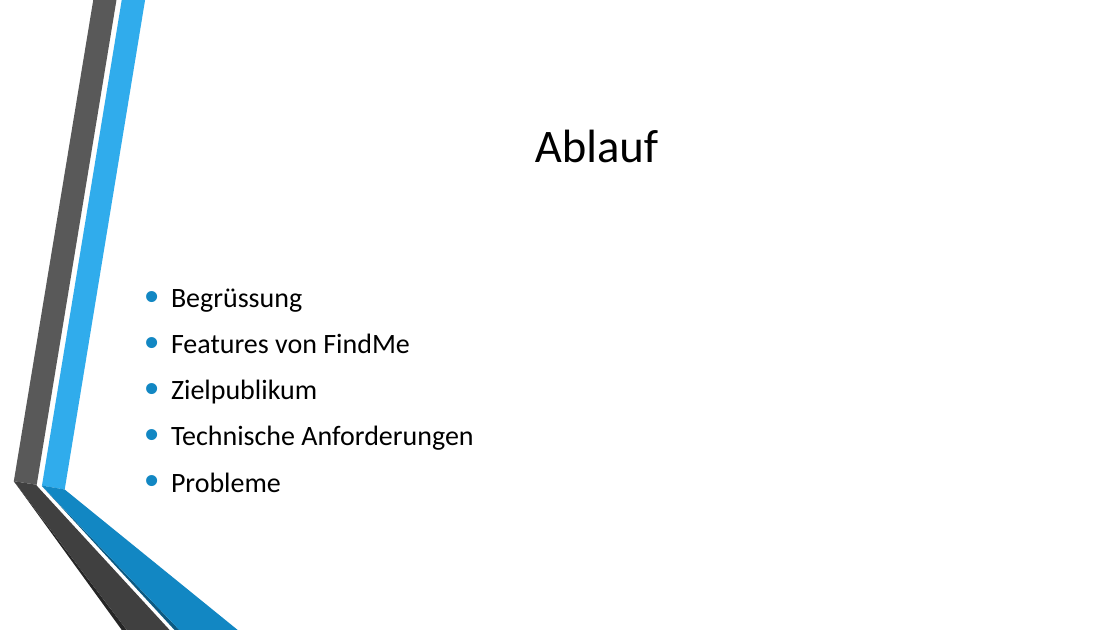
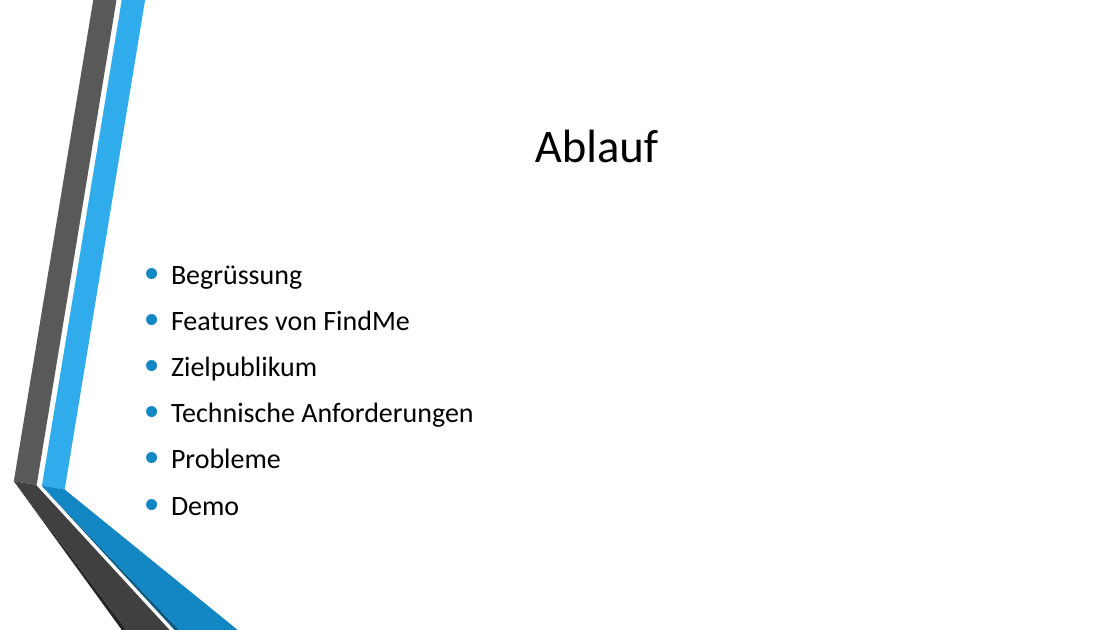
Before and after one commit to 0wncl0ud/MobProPro, a slide deck: slide 2 of FindMe.pptx. Drawn at 1120x630 pixels with LibreOffice and Linux fonts; fonts in the diff are those of the drawing; background and template pictures are left out. Boxes give left, top, right and bottom in pixels: in the first picture for what was removed or moved away, otherwise in the second. Text is boxed around its words. In the diff, an @@ line names an element or a change of style, - is before the commit and + after.

```diff
--- a/FindMe.pptx
+++ b/FindMe.pptx
@@ text at (171,497,239,516): paragraph added @@
+• Demo
```
Also in this commit, not shown: 1 other slide changed, 8 slides added, 6 other files.
